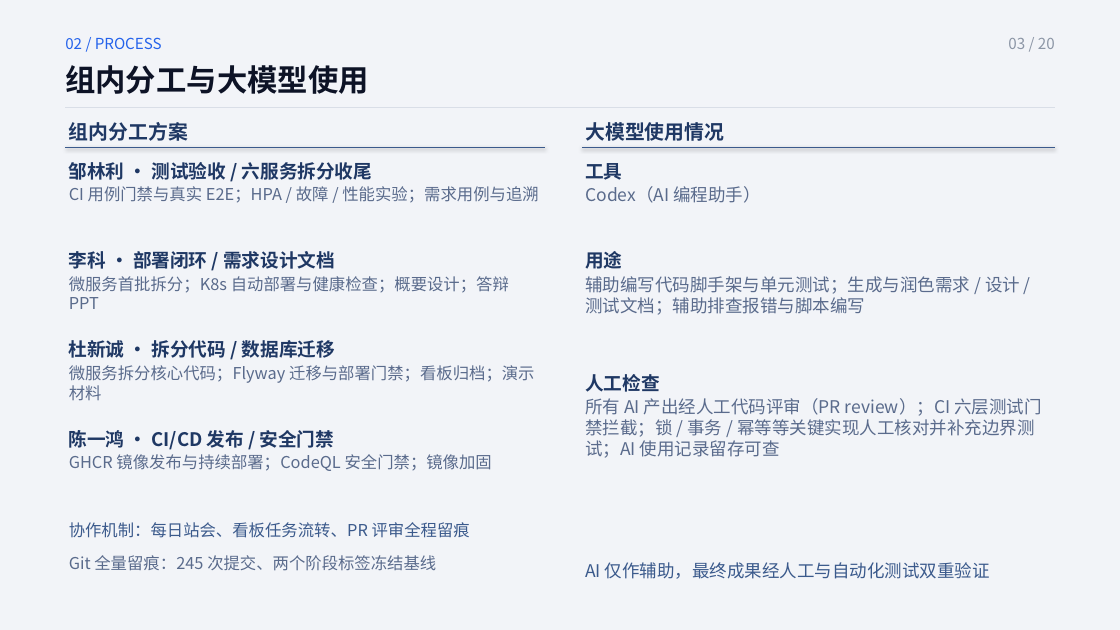
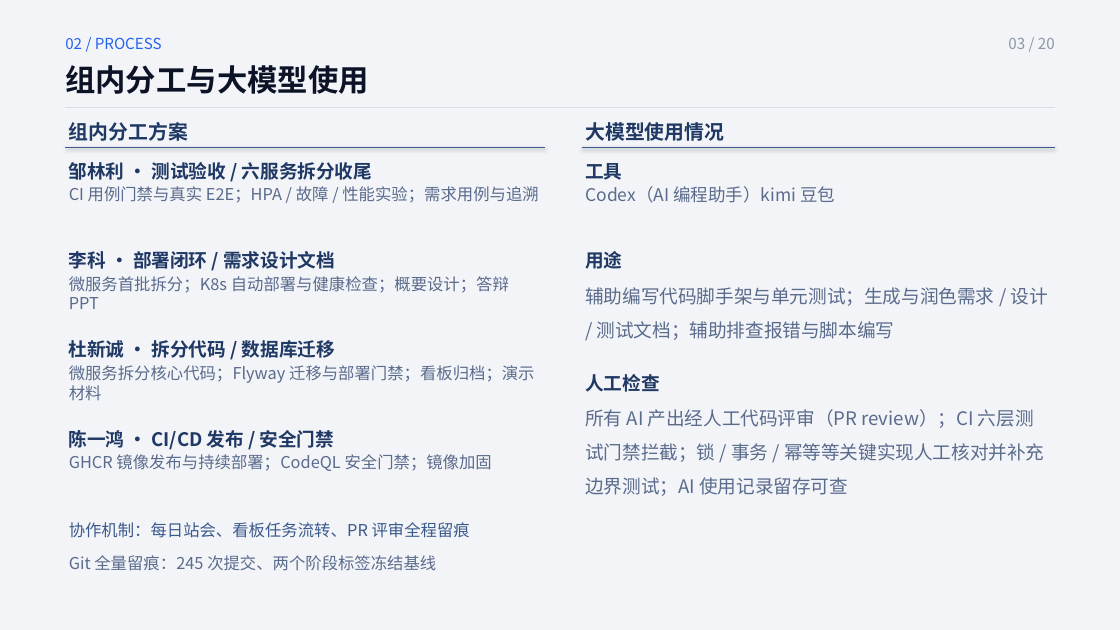
Before and after one commit to Miracle060811/Software_engineering, a slide deck: slide 3 of 06_defense/TravelMate云原生改造-最终答辩-第5组.pptx. Drawn at 1120x630 pixels with LibreOffice and Linux fonts; fonts in the diff are those of the drawing. Boxes give left, top, right and bottom in pixels: in the first picture for what was removed or moved away, otherwise in the second. Text is boxed around its words. In the diff, an @@ line names an element or a change of style, - is before the commit and + after.

```diff
--- a/06_defense/TravelMate云原生改造-最终答辩-第5组.pptx
+++ b/06_defense/TravelMate云原生改造-最终答辩-第5组.pptx
@@ text at <box>585,186,835,203</box>: text changed @@
-Codex（AI 编程助手）
+Codex（AI 编程助手）kimi 豆包
@@ text "辅助编写代码脚手架与单元测试；生成与润色需求 / 设计 / 测试文档；辅助排查报错与脚本编写" at <box>585,287,1048,340</box>: size 15 to 16 pt; line spacing 1 to 1.5 @@
@@ text "所有 AI 产出经人工代码评审（PR review）；CI 六层测试门禁拦截；锁 ..." at <box>585,409,1044,496</box>: size 15 to 16 pt; line spacing 1 to 1.5 @@
@@ text removed at <box>585,562,990,579</box> @@
-AI 仅作辅助，最终成果经人工与自动化测试双重验证
```
Also in this commit, not shown: 2 other slides changed, 2 other files.
